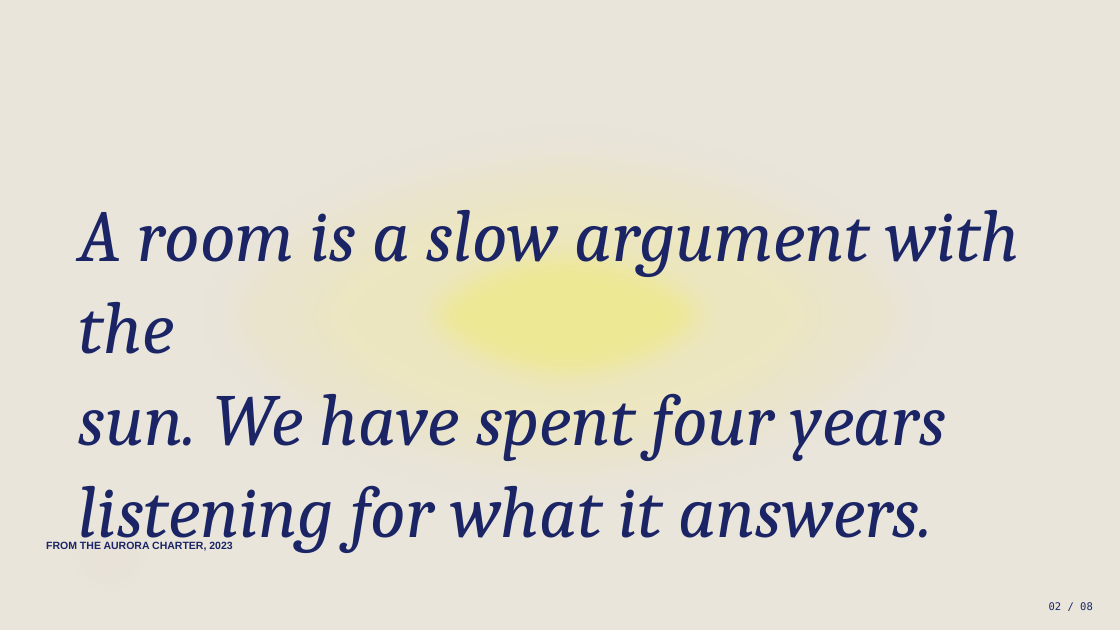
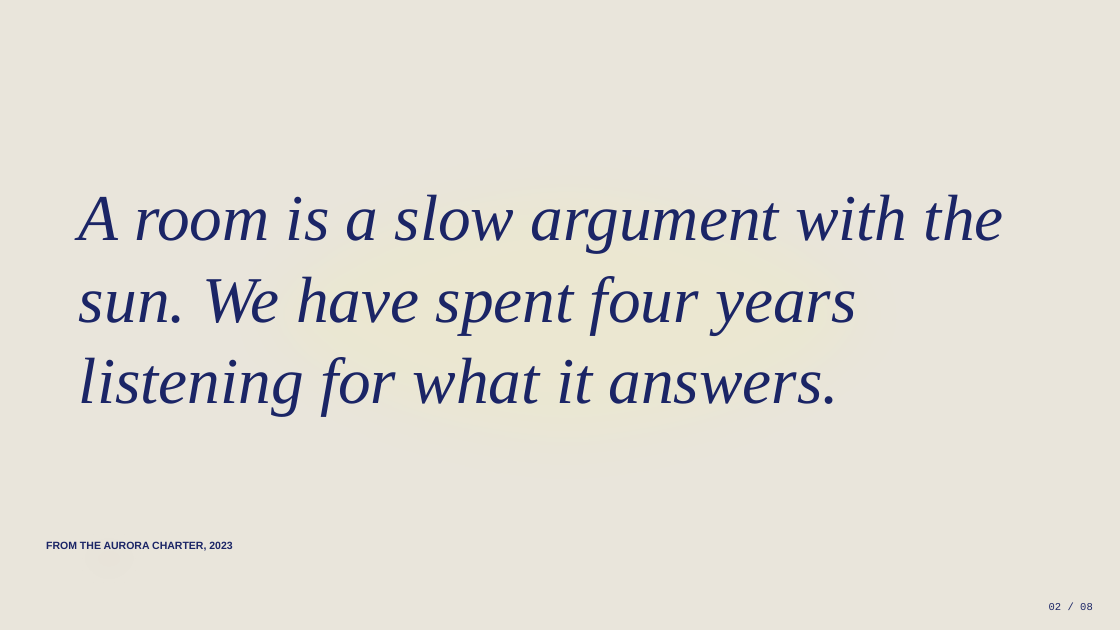
Before and after one commit to hustcer/pptx-nova, a slide deck: slide 2 of assets/examples/biennale-yellow/deck.pptx. Drawn at 1120x630 pixels with LibreOffice and Linux fonts; fonts in the diff are those of the drawing. Boxes give left, top, right and bottom in pixels: in the first picture for what was removed or moved away, otherwise in the second. Text is boxed around its words. In the diff, an @@ line names an element or a change of style, - is before the commit and + after.

Commit message:
fix(deckkit): repair biennale yellow layout
- Replace remote-only typography with PowerPoint-safe system fonts and update catalog metadata to match.
- Rebalance biennale-yellow page geometry for cover, manifesto, programme, chapter, data, quote, and calendar slides to avoid PowerPoint wrapping and overlap.
- Reduce heavy soft-edge bloom treatments so native PowerPoint previews stay closer to the HTML reference without obscuring content.
- Regenerate the biennale-yellow example deck, contact sheet, summary, and manifest artifacts from the updated DeckKit.
- Add normAutofit regression coverage for bare shrink-to-fit text boxes used by PowerPoint-generated DeckKit output.
- Verify the regenerated example with just deckkit-examples check -d biennale-yellow and PowerPoint snapshot review.

```diff
--- a/assets/examples/biennale-yellow/deck.pptx
+++ b/assets/examples/biennale-yellow/deck.pptx
@@ ellipse: place and size @@
-ellipse at [181, 113, 954, 517]
+ellipse at [197, 134, 937, 496]
@@ ellipse at [197, 134, 937, 496]: fill #F0DA7C at 16% opacity to #F8F39B at 14% opacity @@
@@ text "A room is a slow ...": place and size @@
-text "A room is a slow ..." at [79, 210, 1020, 553]
+text "A room is a slow ..." at [79, 194, 1004, 415]
@@ text "A room is a slow ..." at [79, 194, 1004, 415]: size 63 to 56 pt, font Cambria to Times New Roman @@
@@ ellipse removed at [273, 162, 860, 469] @@
@@ ellipse removed at [397, 226, 738, 403] @@
@@ ellipse at [0, 500, 218, 618]: fill #E26B4A at 12% opacity to #E26B4A at 6% opacity @@
@@ text "02 / 08" at [1049, 603, 1093, 610]: font DejaVu Sans Mono to Courier New @@
```
Also in this commit, not shown: 7 other slides changed, 6 other files.
